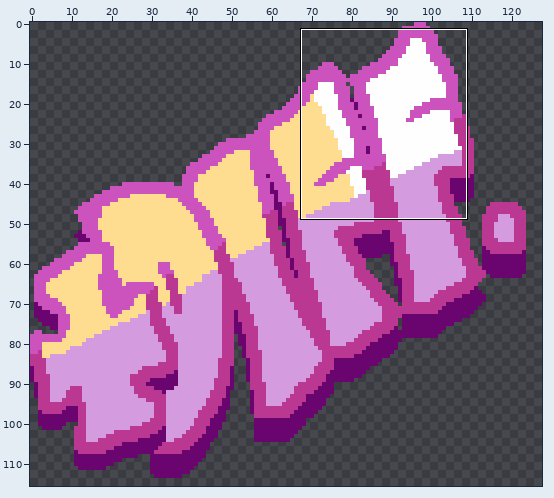
Sprite sheet -- sprites/it/ibtSa2_spr_levelup/ibtSa2_spr_levelup_8.png. Above, an overview of the earlier version with the close-up marked.
Close-up. First the earlier version:
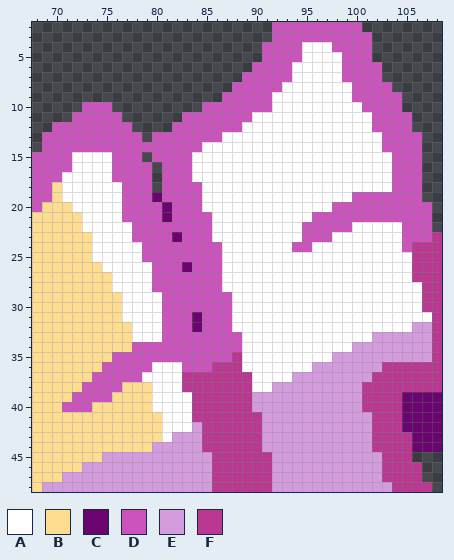
The file is 128x116 pixels. Shown: x 68..108, y 2..48.
Palette (. is transparent): A #fffefe  B #ffdd90  C #6a046f  D #cc52bd  E #d49bdf  F #ba3892
Pixels before, first column x 68:
 2 ........................DDDDDDDDD........
 3 ........................DDDDDDDDDD.......
 4 .......................DDDDAAADDDD.......
 5 .......................DDDDAAAADDD.......
 6 ......................DDDDAAAAADDDD......
 7 .....................DDDDDAAAAADDDD......
 8 ....................DDDDDAAAAAAADDDD.....
 9 ...................DDDDDAAAAAAAADDDDD....
10 .....DDD.........DDDDDDDAAAAAAAAADDDD....
11 ....DDDDD......DDDDDDDAAAAAAAAAAAADDDD...
12 ..DDDDDDDD....DDDDDDDAAAAAAAAAAAAADDDD...
13 .DDDDDDDDDD.DDDDDDDAAAAAAAAAAAAAAAADDDD..
14 .DDDDDDDDDDDDDDDDAAAAAAAAAAAAAAAAAADDDD..
15 DDDDAAAADDD.DDDDAAAAAAAAAAAAAAAAAAAADDD..
16 DDDDAAAADDDD.DDDAAAAAAAAAAAAAAAAAAAADDD..
17 DDDAAAAADDDD.DDDAAAAAAAAAAAAAAAAAAAADDD..
18 DDBAAAAAADDD.DDDDAAAAAAAAAAAAAAAAAAADDD..
19 DDBAAAAAADDDCDDDDAAAAAAAAAAAAAAADDDDDDD..
20 DBBBAAAAADDDDCDDDAAAAAAAAAAAAADDDDDDDDDD.
21 BBBBBAAAADDDDCDDDDAAAAAAAAAADDDDDDDDDDDD.
22 BBBBBAAAAADDDDDDDDAAAAAAAAADDDDDAAAAADDD.
23 BBBBBBAAAADDDDCDDDAAAAAAAAADDDAAAAAAADDDF
24 BBBBBBAAAAADDDDDDDDAAAAAAADDAAAAAAAAADFFF
25 BBBBBBAAAAADDDDDDDDAAAAAAAAAAAAAAAAAAAFFF
26 BBBBBBBAAAAADDDCDDDAAAAAAAAAAAAAAAAAAAFFF
27 BBBBBBBBAAAADDDDDDDAAAAAAAAAAAAAAAAAAAFFF
28 BBBBBBBBAAAADDDDDDDAAAAAAAAAAAAAAAAAAAAFF
29 BBBBBBBBBAAAADDDDDDDAAAAAAAAAAAAAAAAAAAFF
30 BBBBBBBBBAAAADDDDDDDAAAAAAAAAAAAAAAAAAAFF
31 BBBBBBBBBAAAADDDCDDDAAAAAAAAAAAAAAAAAAAAF
32 BBBBBBBBBBAAADDDCDDDAAAAAAAAAAAAAAAAAAEEF
33 BBBBBBBBBBAAADDDDDDDDAAAAAAAAAAAAAEEEEEEF
34 BBBBBBBBBBDDDDDDDDDDDAAAAAAAAAAAEEEEEEEEF
35 BBBBBBBBDDDDDDDDDDDDFAAAAAAAAAEEEEEEEEEEF
36 BBBBBBBDDDDDAAADDDFFFAAAAAAAEEEEEEEFFFFFF
37 BBBBBBDDDDDAAAAFFFFFFFAAAAEEEEEEEEFFFFFFF
38 BBBBBDDDDBBBAAAFFFFFFFAAEEEEEEEEEFFFFFFFF
39 BBBBDDDDBBBBAAAAFFFFFFEEEEEEEEEEEFFFFCCCC
40 BBBDDDBBBBBBAAAAFFFFFFEEEEEEEEEEEFFFFCCCC
41 BBBBBBBBBBBBBAAAFFFFFFFEEEEEEEEEEEFFFCCCC
42 BBBBBBBBBBBBBAAAEFFFFFFEEEEEEEEEEEFFFCCCC
43 BBBBBBBBBBBBBAEEEFFFFFFEEEEEEEEEEEFFFFCCC
44 BBBBBBBBBBBBEEEEEFFFFFFEEEEEEEEEEEFFFFCCC
45 BBBBBBBEEEEEEEEEEEFFFFFFEEEEEEEEEEEFFF...
46 BBBBBEEEEEEEEEEEEEFFFFFFEEEEEEEEEEEFFFF..
47 BBBEEEEEEEEEEEEEEEFFFFFFEEEEEEEEEEEFFFF..
48 BEEEEEEEEEEEEEEEEEFFFFFFEEEEEEEEEEEEFFFF.
The result:
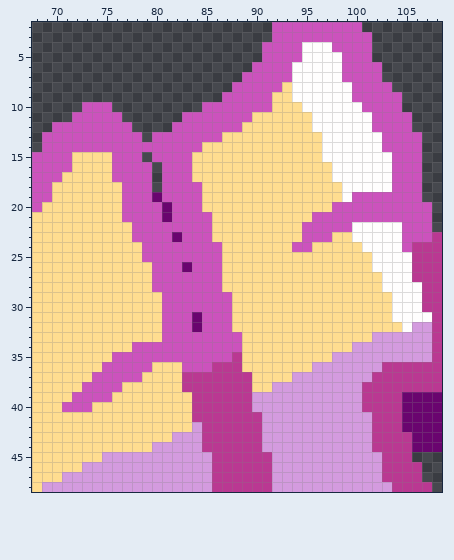
Diff:
y 8: x 93 A -> B
y 9: x 92..93 AA -> BB
y 10: x 92..94 AAA -> BBB
y 11: x 90..95 AAAAAA -> BBBBBB
y 12: x 89..95 AAAAAAA -> BBBBBBB
y 13: x 87..96 AAAAAAAAAA -> BBBBBBBBBB
y 14: x 85..96 AAAAAAAAAAAA -> BBBBBBBBBBBB
y 15: x 72..75 AAAA -> BBBB; x 84..96 AAAAAAAAAAAAA -> BBBBBBBBBBBBB
y 16: x 72..75 AAAA -> BBBB; x 84..97 AAAAAAAAAAAAAA -> BBBBBBBBBBBBBB
y 17: x 71..75 AAAAA -> BBBBB; x 84..97 AAAAAAAAAAAAAA -> BBBBBBBBBBBBBB
y 18..19: x 71..76 AAAAAA -> BBBBBB; x 85..98 AAAAAAAAAAAAAA -> BBBBBBBBBBBBBB
y 20: x 72..76 AAAAA -> BBBBB; x 85..97 AAAAAAAAAAAAA -> BBBBBBBBBBBBB
y 21: x 73..76 AAAA -> BBBB; x 86..95 AAAAAAAAAA -> BBBBBBBBBB
y 22: x 73..77 AAAAA -> BBBBB; x 86..94 AAAAAAAAA -> BBBBBBBBB
y 23: x 74..77 AAAA -> BBBB; x 86..94 AAAAAAAAA -> BBBBBBBBB; x 98..99 AA -> BB
y 24: x 74..78 AAAAA -> BBBBB; x 87..93 AAAAAAA -> BBBBBBB; x 96..100 AAAAA -> BBBBB
y 25: x 74..78 AAAAA -> BBBBB; x 87..101 AAAAAAAAAAAAAAA -> BBBBBBBBBBBBBBB
y 26: x 75..79 AAAAA -> BBBBB; x 87..101 AAAAAAAAAAAAAAA -> BBBBBBBBBBBBBBB
y 27..28: x 76..79 AAAA -> BBBB; x 87..102 AAAAAAAAAAAAAAAA -> BBBBBBBBBBBBBBBB
y 29..31: x 77..80 AAAA -> BBBB; x 88..103 AAAAAAAAAAAAAAAA -> BBBBBBBBBBBBBBBB
y 32: x 78..80 AAA -> BBB; x 88..104 AAAAAAAAAAAAAAAAA -> BBBBBBBBBBBBBBBBB
y 33: x 78..80 AAA -> BBB; x 89..101 AAAAAAAAAAAAA -> BBBBBBBBBBBBB
y 34: x 89..99 AAAAAAAAAAA -> BBBBBBBBBBB
y 35: x 89..97 AAAAAAAAA -> BBBBBBBBB
y 36: x 80..82 AAA -> BBB; x 89..95 AAAAAAA -> BBBBBBB
y 37: x 79..82 AAAA -> BBBB; x 90..93 AAAA -> BBBB
y 38: x 80..82 AAA -> BBB; x 90..91 AA -> BB
y 39..40: x 80..83 AAAA -> BBBB
y 41..42: x 81..83 AAA -> BBB
y 43: x 81 A -> B
